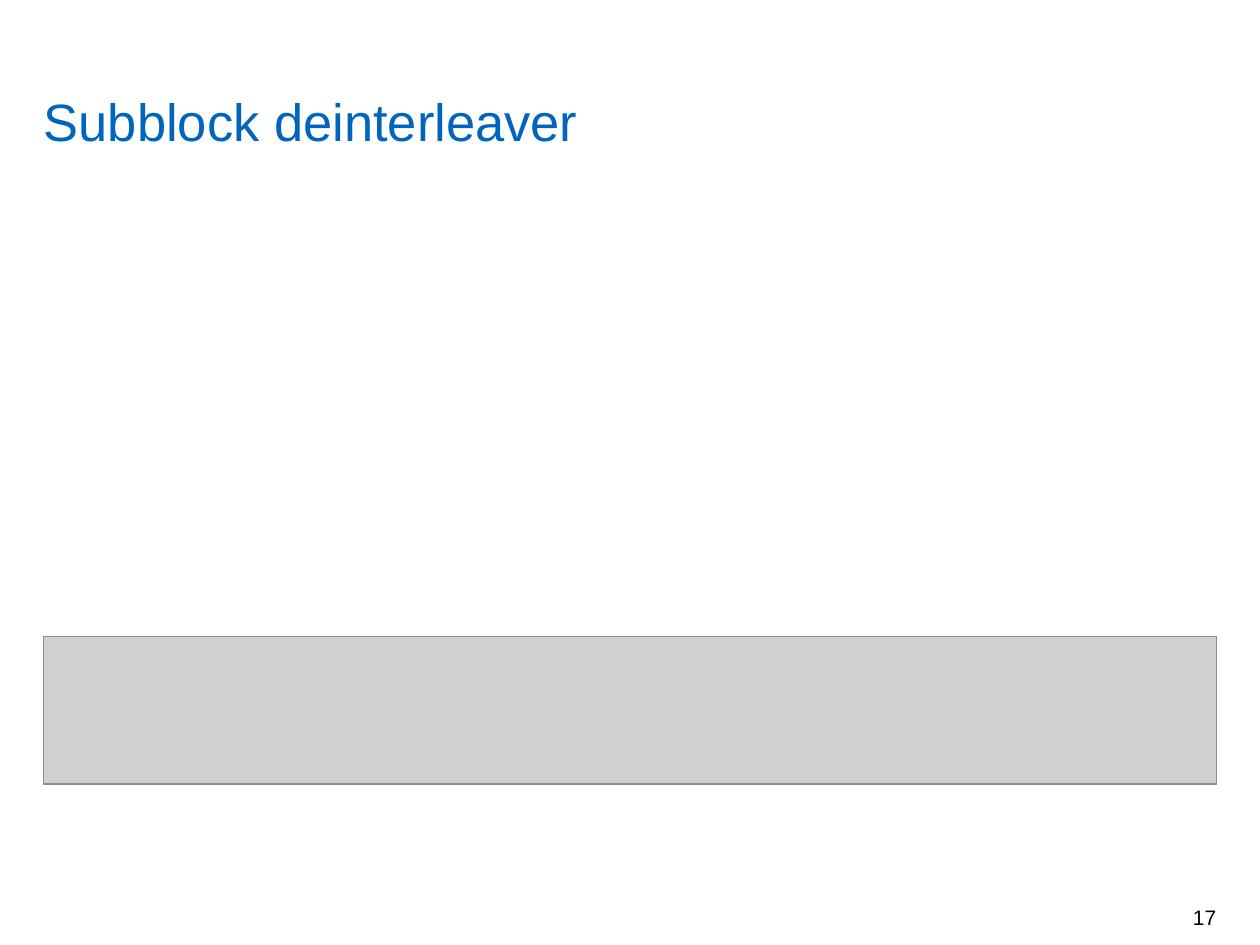
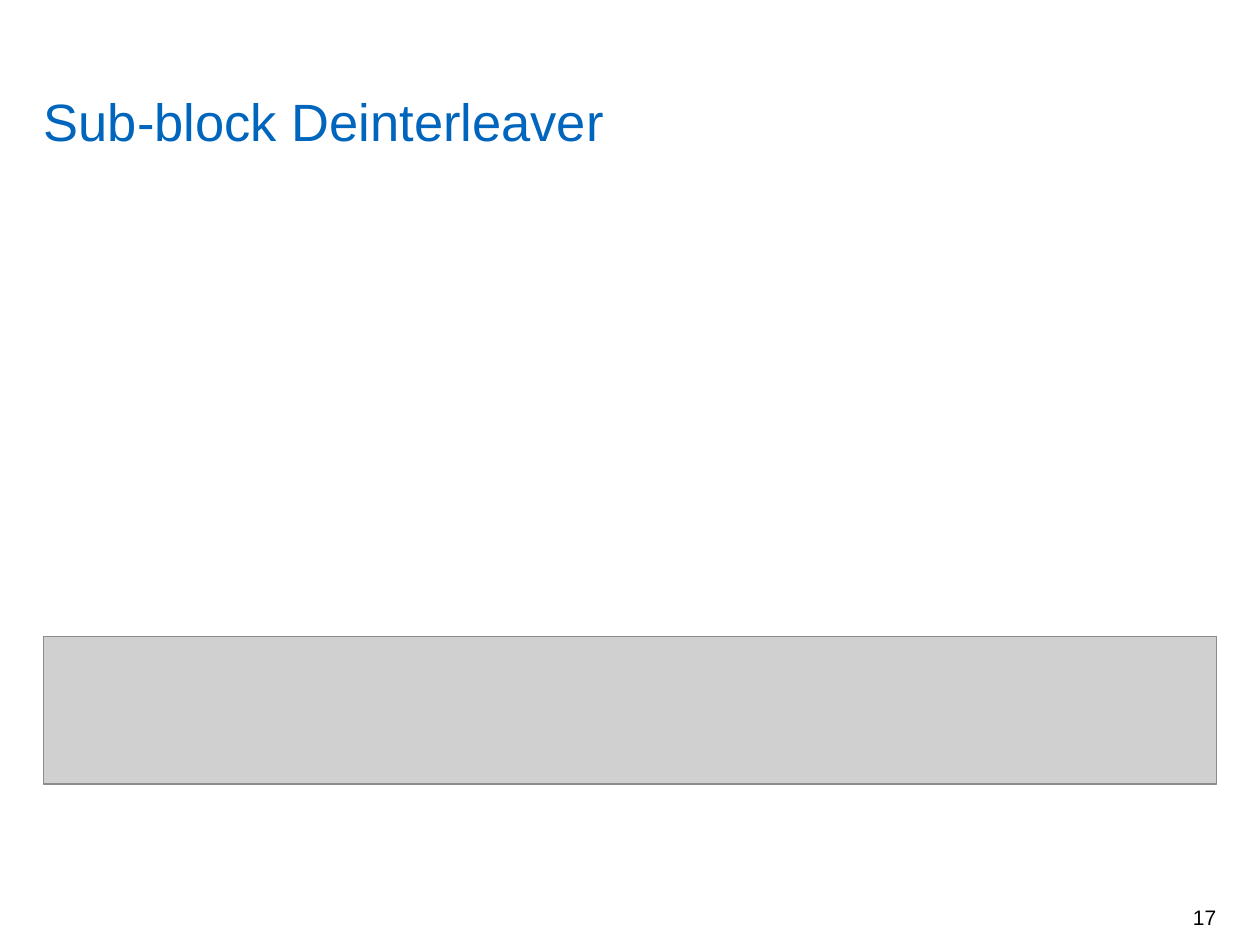
Before and after one commit to yadhu1961/thesis_5GPolorCodes, a slide deck: slide 17 of final_presentation/finalPpt1.4.pptx. Drawn at 1260x945 pixels with LibreOffice and Linux fonts; fonts in the diff are those of the drawing; grey boxes stand for pictures; background and template pictures are left out. Boxes give left, top, right and bottom in pixels: in the first picture for what was removed or moved away, otherwise in the second. Text is boxed around its words. In the diff, an @@ line names an element or a change of style, - is before the commit and + after.

```diff
--- a/final_presentation/finalPpt1.4.pptx
+++ b/final_presentation/finalPpt1.4.pptx
@@ title at [44,103,604,142]: text changed @@
-Subblock deinterleaver
+Sub-block Deinterleaver
```
Also in this commit, not shown: 19 other slides changed.
